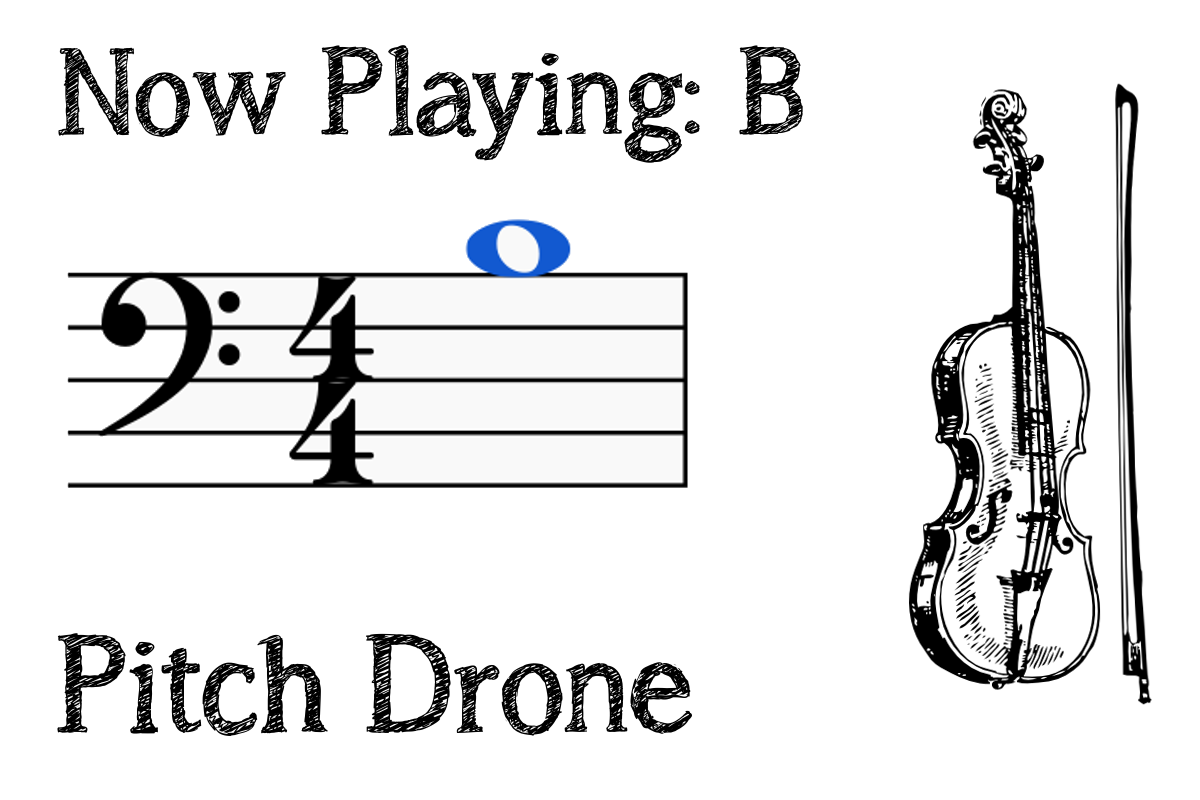
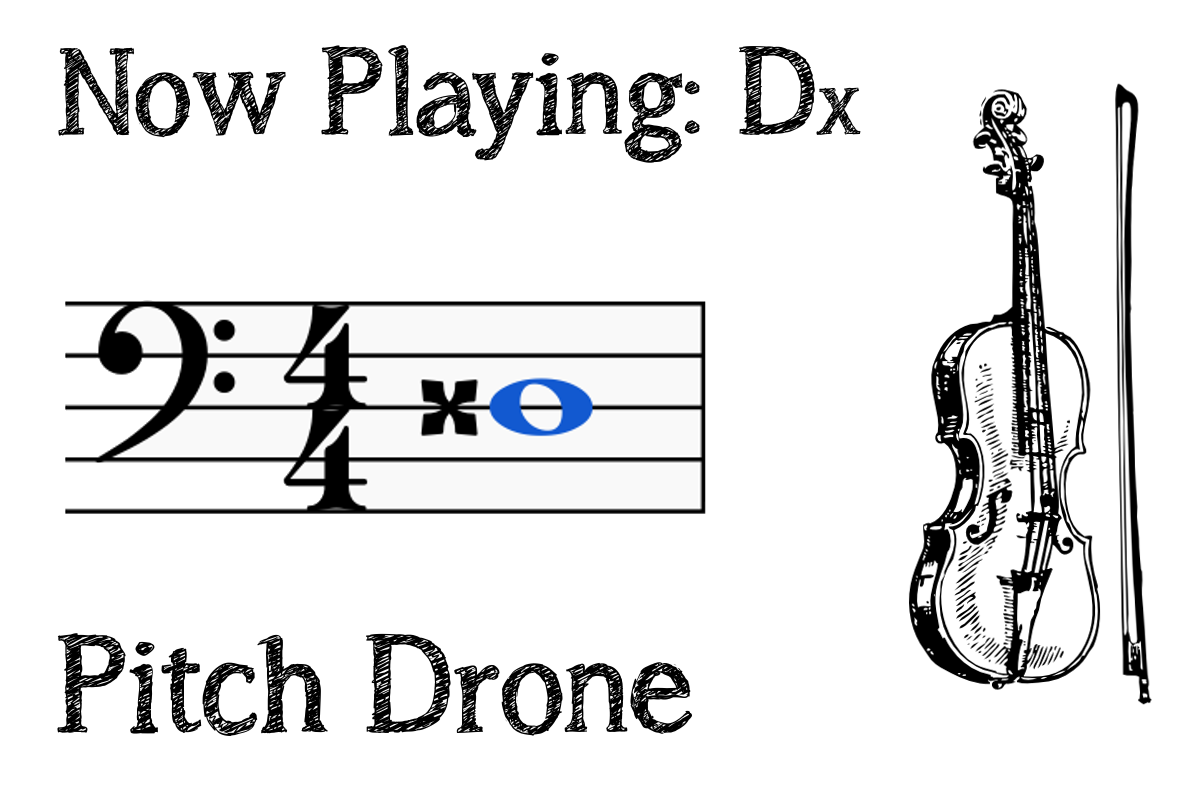
Layered file, before and after one edit (1200x800). Changes by layer:
renamed "Now Playing: B" to "Now Playing: Dx", painted on it over (535, 45, 861, 136)
added layer "Layer #4" above "Layer #3" over (65, 253, 706, 514)
hid "Layer", painted on it over (65, 45, 861, 514)
